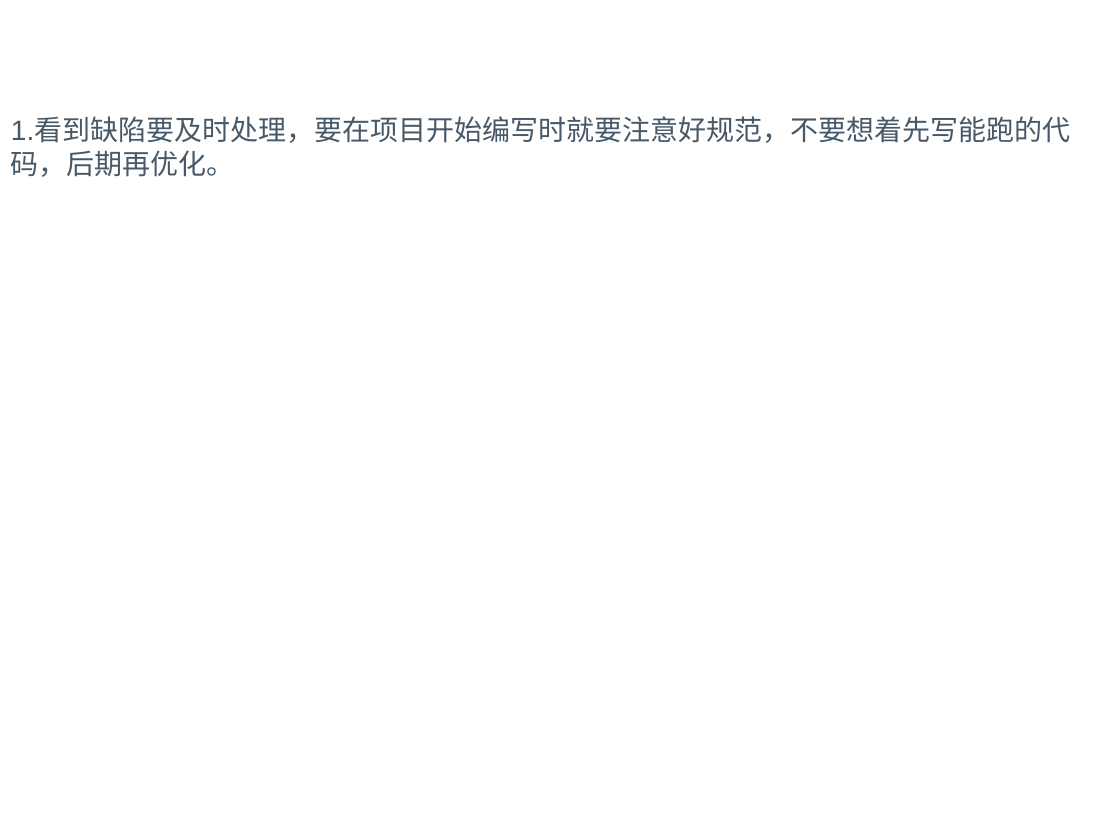
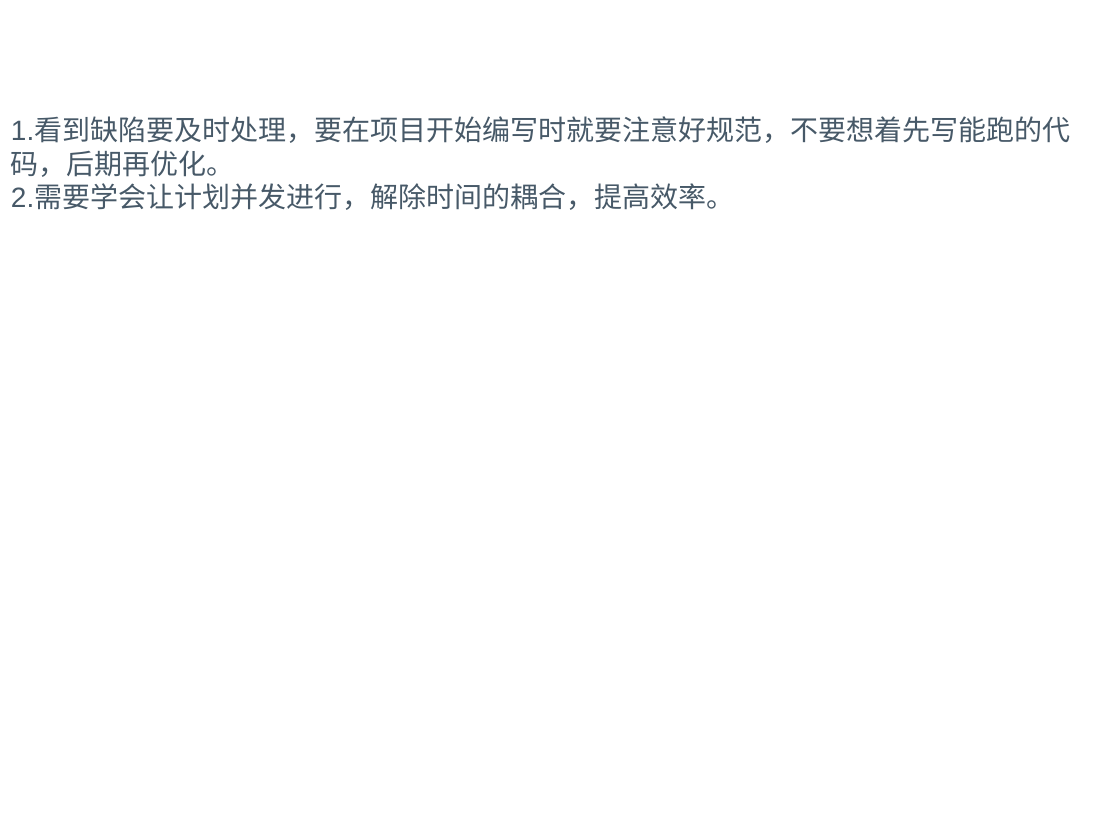
Before and after one commit to z467247132/level_up, a slide deck: slide 6 of 01 知识传递/1-2-1 知识传递 读1本书/02-读1本书-读书笔记撰写模板.pptx. Drawn at 1120x840 pixels with LibreOffice and Linux fonts; fonts in the diff are those of the drawing; background and template pictures are left out. Boxes give left, top, right and bottom in pixels: in the first picture for what was removed or moved away, otherwise in the second. Text is boxed around its words. In the diff, an @@ line names an element or a change of style, - is before the commit and + after.

```diff
--- a/01 知识传递/1-2-1 知识传递 读1本书/02-读1本书-读书笔记撰写模板.pptx
+++ b/01 知识传递/1-2-1 知识传递 读1本书/02-读1本书-读书笔记撰写模板.pptx
@@ text at (x1=11, y1=185, x2=734, y2=210): paragraph added @@
+2.需要学会让计划并发进行，解除时间的耦合，提高效率。
```
Also in this commit, not shown: 3 other files.
